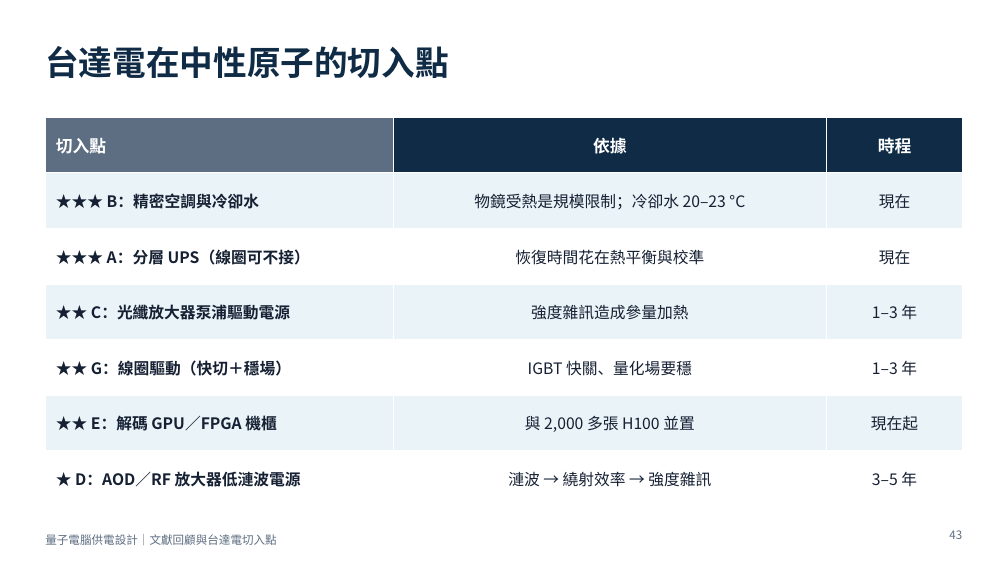
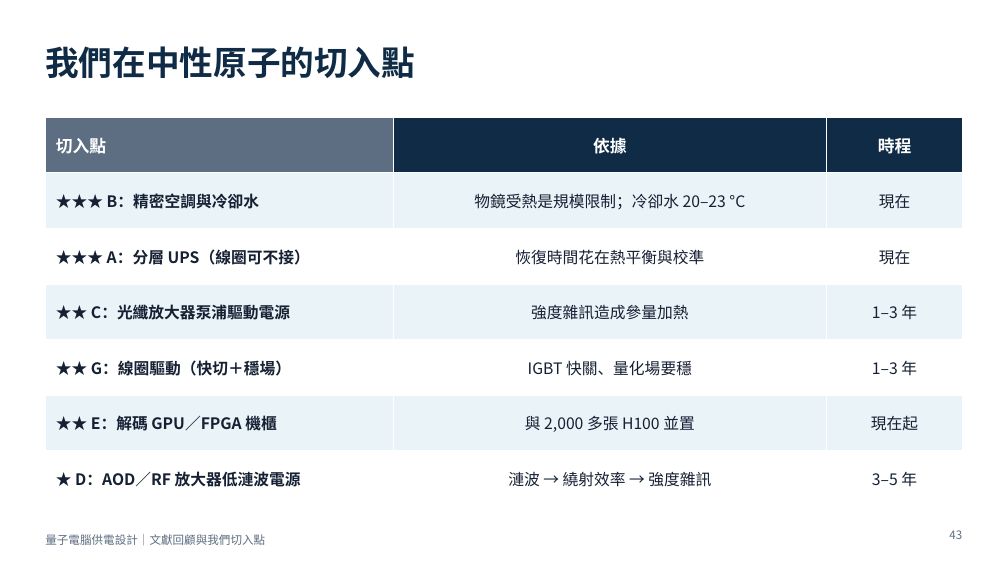
Before and after one commit to pcpcchen-coder/QuantumComputing, a slide deck: slide 43 of slides/output/qc-power-supply-delta.pptx. Drawn at 1008x567 pixels with LibreOffice and Linux fonts; fonts in the diff are those of the drawing. Boxes give left, top, right and bottom in pixels: in the first picture for what was removed or moved away, otherwise in the second. Text is boxed around its words. In the diff, an @@ line names an element or a change of style, - is before the commit and + after.

```diff
--- a/slides/output/qc-power-supply-delta.pptx
+++ b/slides/output/qc-power-supply-delta.pptx
@@ title at [45, 46, 415, 78]: text changed @@
-台達電在中性原子的切入點
+我們在中性原子的切入點
@@ text at [45, 534, 265, 545]: text changed @@
-量子電腦供電設計｜文獻回顧與台達電切入點
+量子電腦供電設計｜文獻回顧與我們切入點
```
Also in this commit, not shown: 76 other slides changed, 8 other files.
